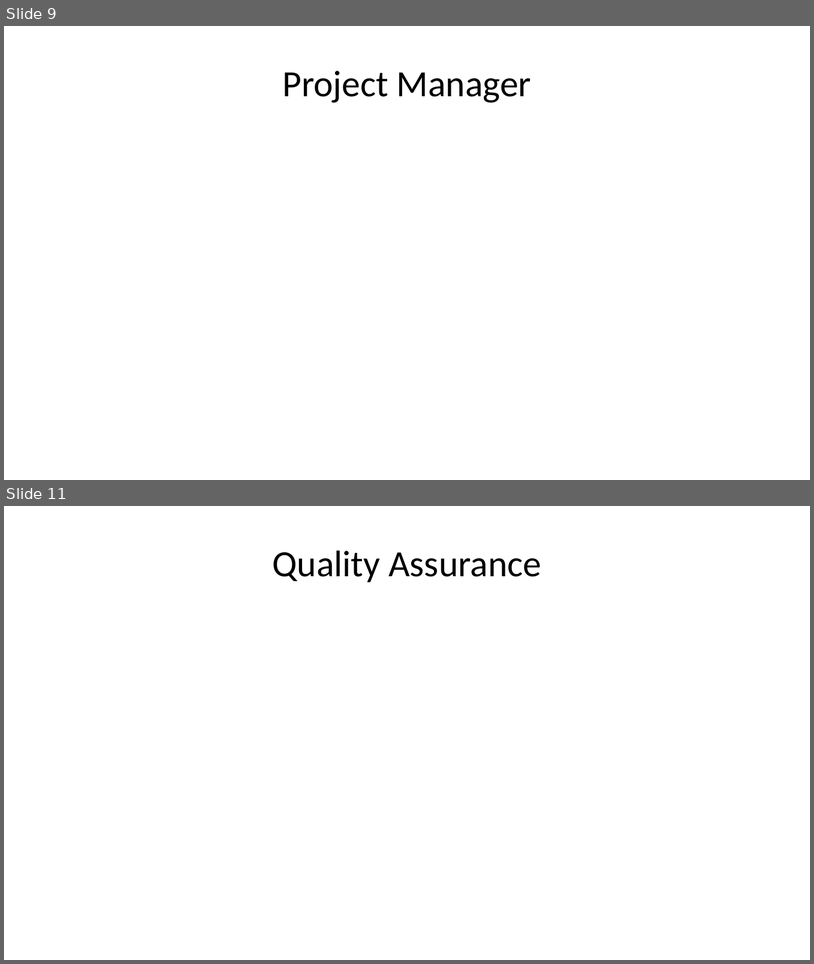
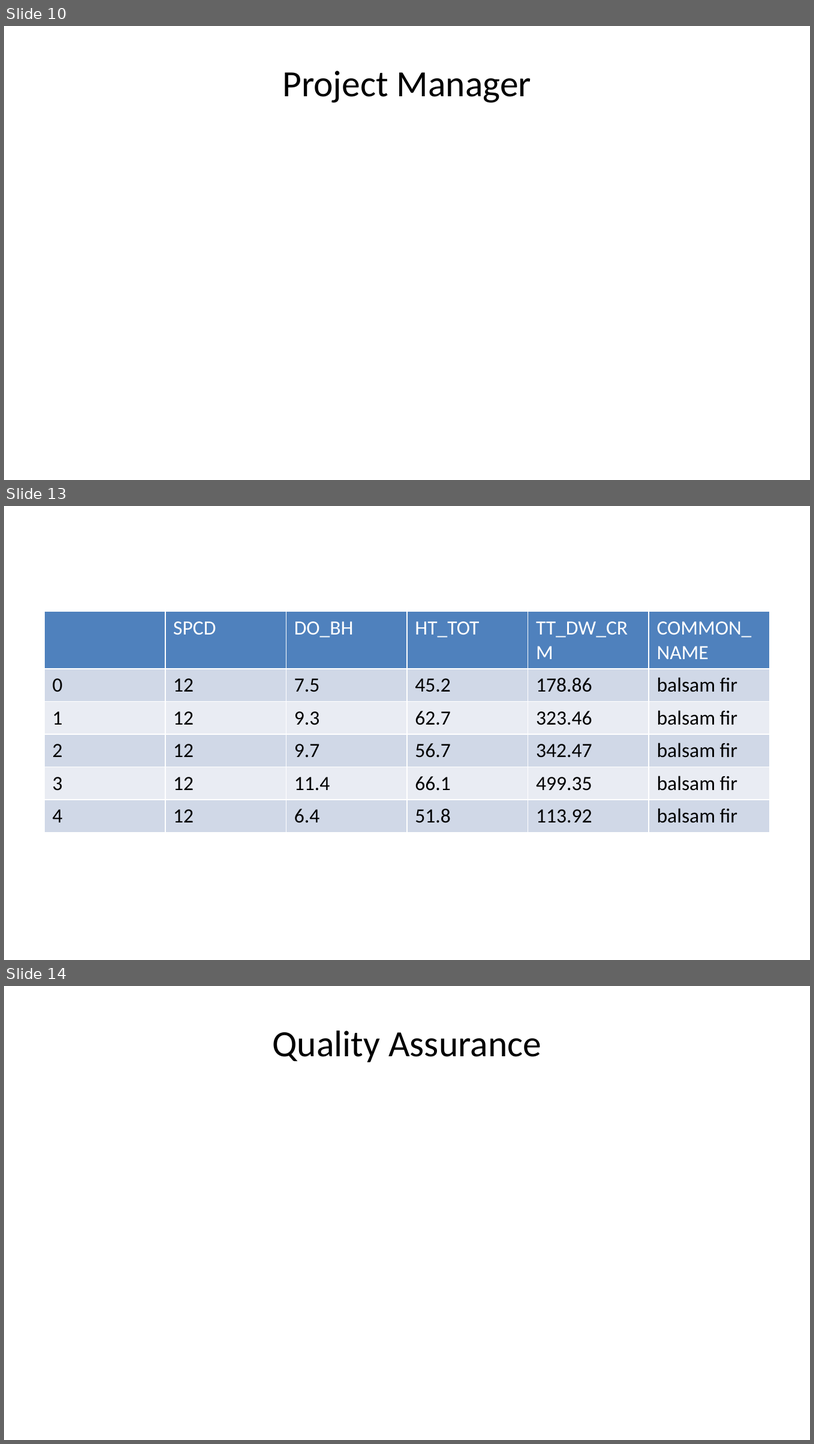
Before and after one commit to deancallahan25/Redwood-Analytics-Portfolio, a slide deck: Project-3/individual-models/data/presentation.pptx. Shown one above the other, each under a label of ours: slides 9 and 11 before the commit, slides 10, 13 and 14 after it; the slides between them are not shown. The pictures are 814x964 and 814x1444 pixels, drawn with LibreOffice and Linux fonts; fonts in the diff are those of the drawing. Boxes give left, top, right and bottom in pixels: in the first picture for what was removed or moved away, otherwise in the second. Text is boxed around its words. In the diff, an @@ line names an element or a change of style, - is before the commit and + after.

```diff
--- a/Project-3/individual-models/data/presentation.pptx
+++ b/Project-3/individual-models/data/presentation.pptx
@@ slide 13 added at <box>4,506,810,960</box>, background #FFFFFF @@
@@ table added at <box>44,612,770,911</box>, 6 rows, 6 columns @@
+ | SPCD | DO_BH | HT_TOT | TT_DW_CRM | COMMON_NAME
+0 | 12 | 7.5 | 45.2 | 178.86 | balsam fir
+1 | 12 | 9.3 | 62.7 | 323.46 | balsam fir
+2 | 12 | 9.7 | 56.7 | 342.47 | balsam fir
+3 | 12 | 11.4 | 66.1 | 499.35 | balsam fir
+4 | 12 | 6.4 | 51.8 | 113.92 | balsam fir
@@ what was slide 9 is now slide 10 @@
@@ what was slide 11 is now slide 14 @@
```
Also in this commit, not shown: 2 slides changed, 3 other slides added, 1 slide removed, 5 other files.
